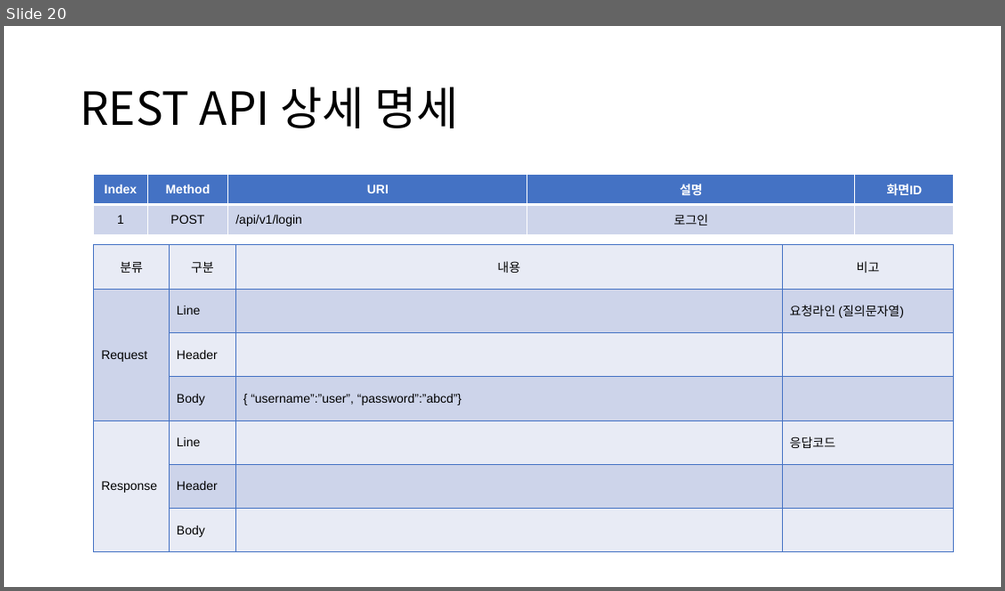
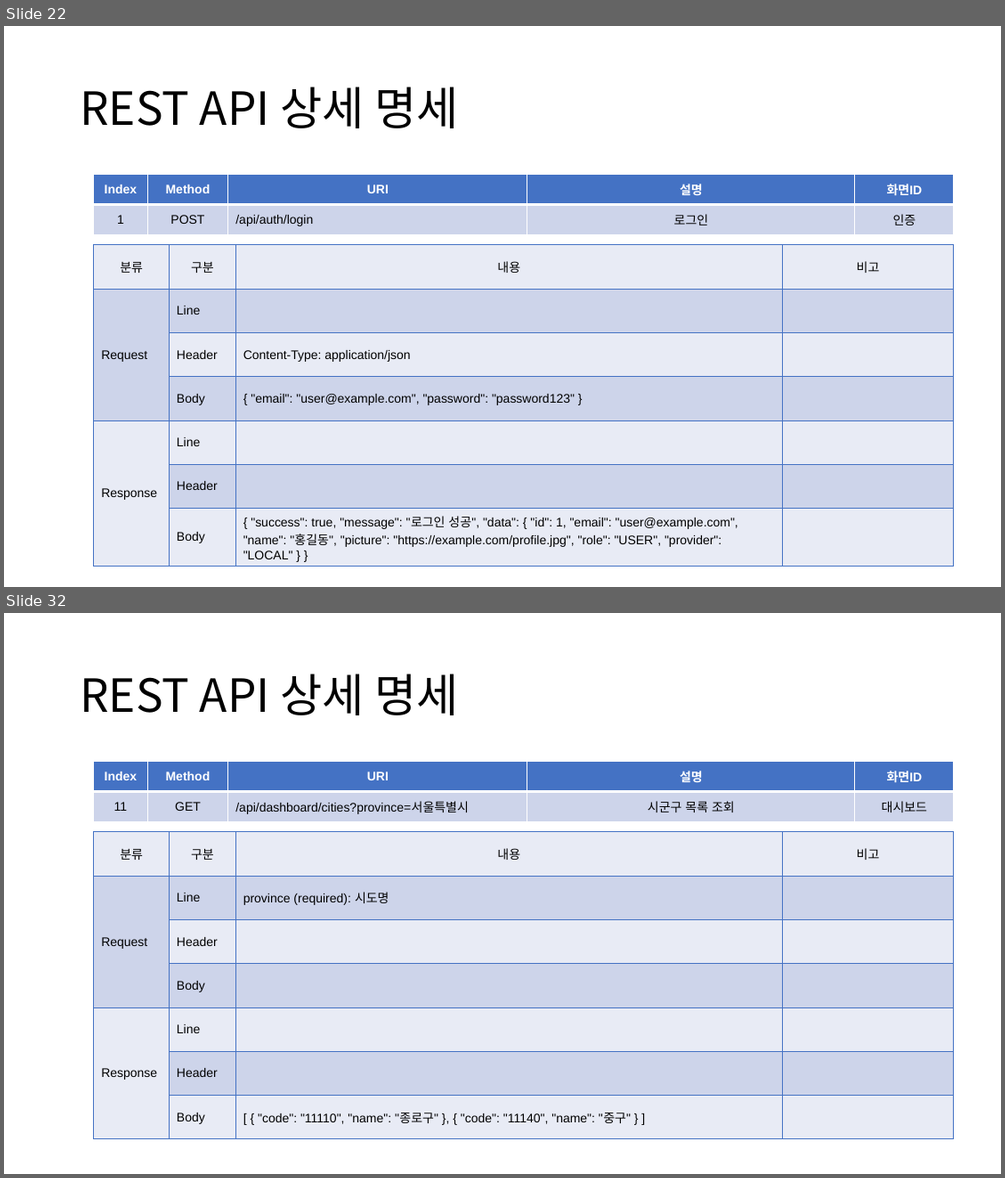
Before and after one commit to kimyuchan-1/MiniProject, a slide deck: 미니프로젝트계획서.pptx. Shown one above the other, each under a label of ours: slide 20 before the commit, slides 22 and 32 after it; the slides between them are not shown. The pictures are 1005x591 and 1005x1178 pixels, drawn with LibreOffice and Linux fonts; fonts in the diff are those of the drawing. Boxes give left, top, right and bottom in pixels: in the first picture for what was removed or moved away, otherwise in the second. Text is boxed around its words. In the diff, an @@ line names an element or a change of style, - is before the commit and + after.

```diff
--- a/미니프로젝트계획서.pptx
+++ b/미니프로젝트계획서.pptx
@@ slide 32 added at [4,613,1001,1174], background #FFFFFF @@
@@ title added at [80,674,458,715], 44 pt, text #000000 @@
+REST API 상세 명세
@@ table added at [94,761,954,907], 2 rows, 5 columns @@
+Index | Method | URI | 설명 | 화면ID
+11 | GET | /api/dashboard/cities?province=서울특별시 | 시군구 목록 조회 | 대시보드
@@ table added at [94,832,954,1140], 7 rows, 4 columns @@
+분류 | 구분 | 내용 | 비고
+Request | Line | province (required): 시도명 | 
+ | Header |  | 
+ | Body |  | 
+Response | Line |  | 
+ | Header |  | 
+ | Body | [ { "code": "11110", "name": "종로구" }, { "code": "11140", "name": "중구" } ] | 
@@ what was slide 20 is now slide 22 @@
@@ slide 22 changed as well @@
@@ table at [94,174,954,234] @@
-row 2, column 3: /api/v1/login
+row 2, column 3: /api/auth/login
-row 2, column 5: 
+row 2, column 5: 인증
@@ table at [94,245,954,563] @@
-row 2: Request | Line |  | 요청라인 (질의문자열)
+row 2: Request | Line |  | 
+row 3:  | Header | Content-Type: application/json | 
+row 4:  | Body | { "email": "user@example.com", "password": "password123" } | 
+row 5: Response | Line |  | 
-row 4:  | Body | { “username”:”user”, “password”:”abcd”} | 
-row 5: Response | Line |  | 응답코드
-row 6:  | Header |  | 
-row 7:  | Body |  | 
+row 7:  | Body | { "success": true, "message": "로그인 성공", "data": { "id": 1, "email": "user@example.com", "name": "홍길동", "picture": "https://example.com/profile.jpg", "role": "USER", "provider": "LOCAL" } } | 
```
Also in this commit, not shown: 3 other slides changed, 28 other slides added, 11 other files.
